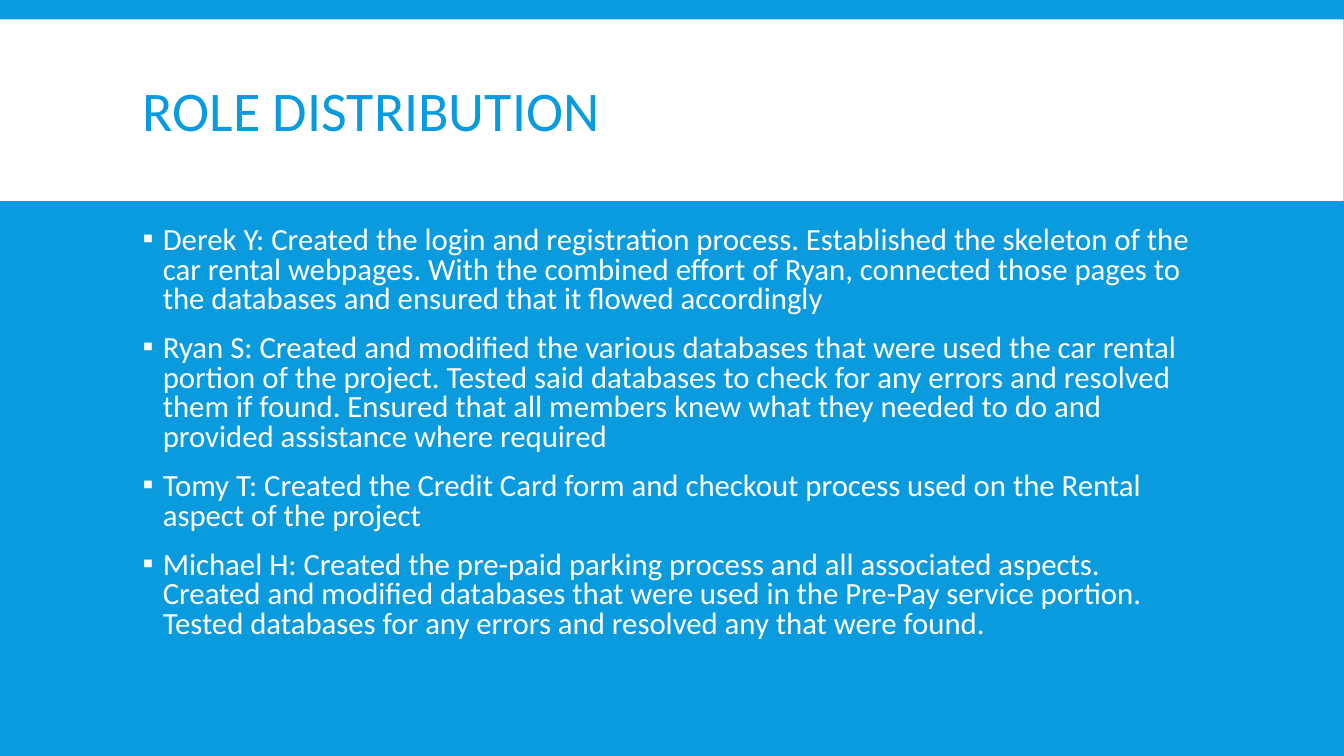
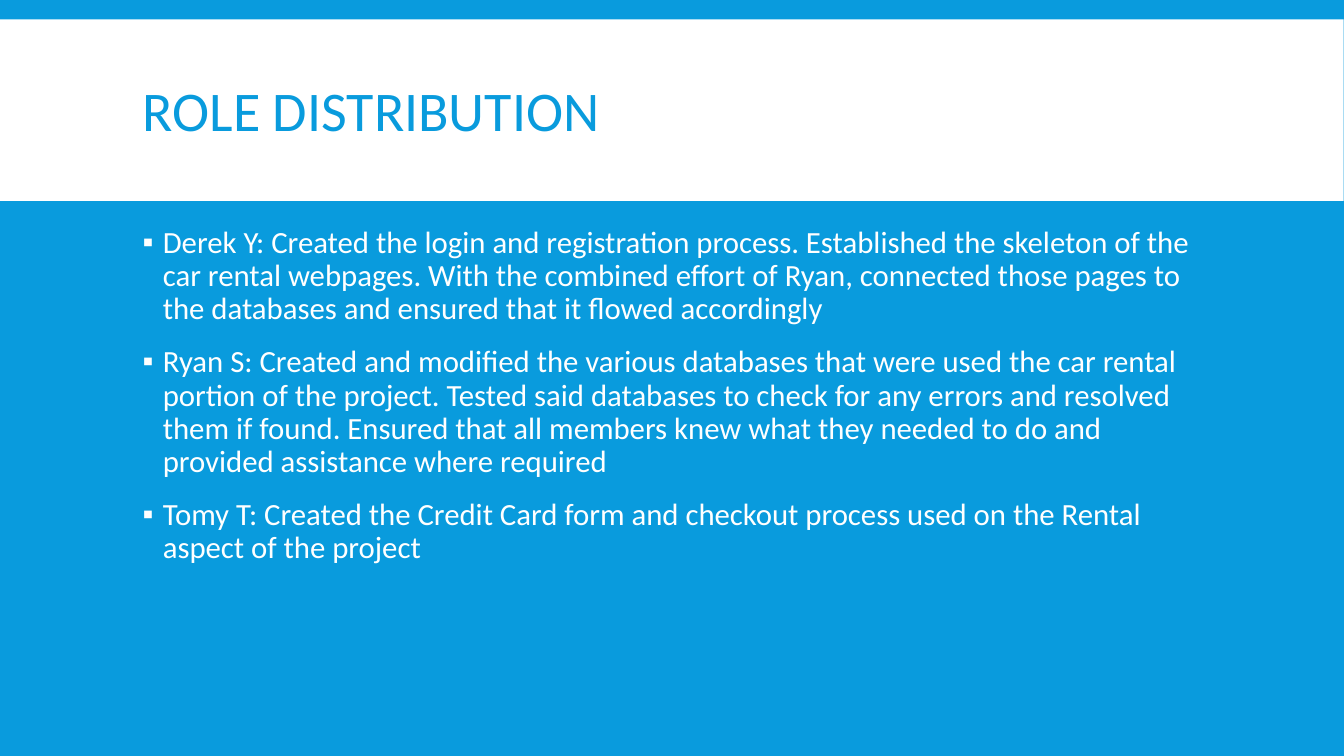
Before and after one commit to WebProgrammingTeam3/Project-4, a slide deck: slide 13 of Project04.pptx (slide 14 before the commit). Drawn at 1344x756 pixels with LibreOffice and Linux fonts; fonts in the diff are those of the drawing. Boxes give left, top, right and bottom in pixels: in the first picture for what was removed or moved away, otherwise in the second. Text is boxed around its words. In the diff, an @@ line names an element or a change of style, - is before the commit and + after.

```diff
--- a/Project04.pptx
+++ b/Project04.pptx
@@ text "Derek Y: Created the login ..." at <box>163,231,1189,564</box>: line spacing 0.8 to 0.9 @@
@@ text at <box>163,553,1141,639</box>: paragraph removed @@
-▪ Michael H: Created the pre-paid parking process and all associated aspects. Created and modified databases that were used in the Pre-Pay service portion. Tested databases for any errors and resolved any that were found.
```
Also in this commit, not shown: 5 other slides changed, 2 slides added, 3 slides removed.
